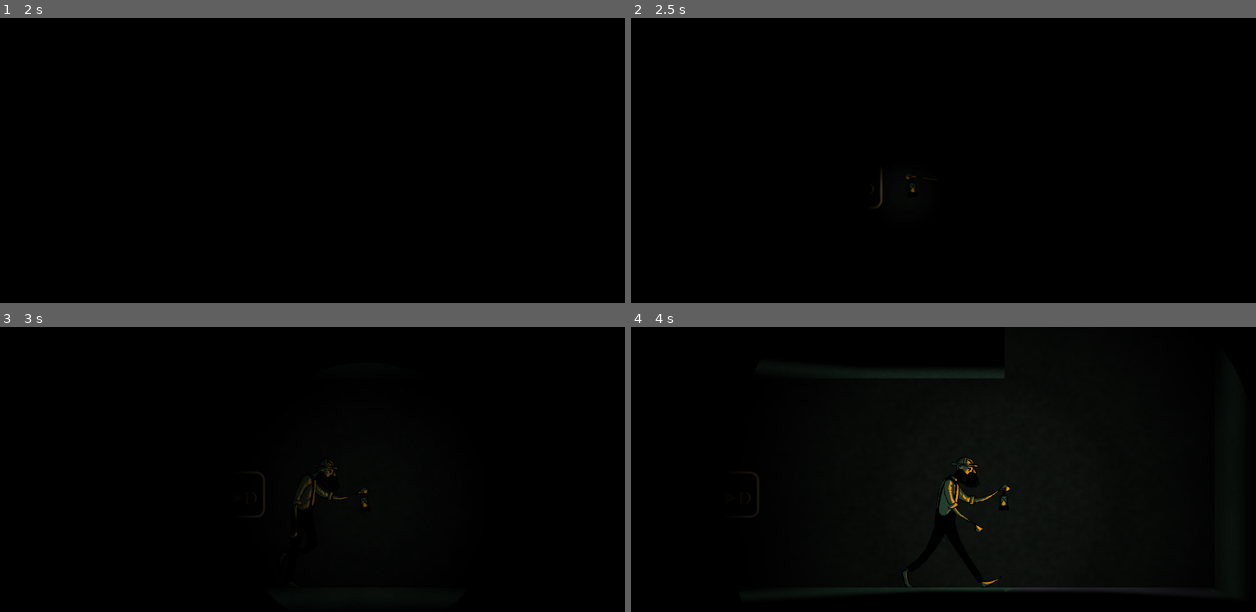
Above: before the commit, frames 1-4 (two rows, left to right).
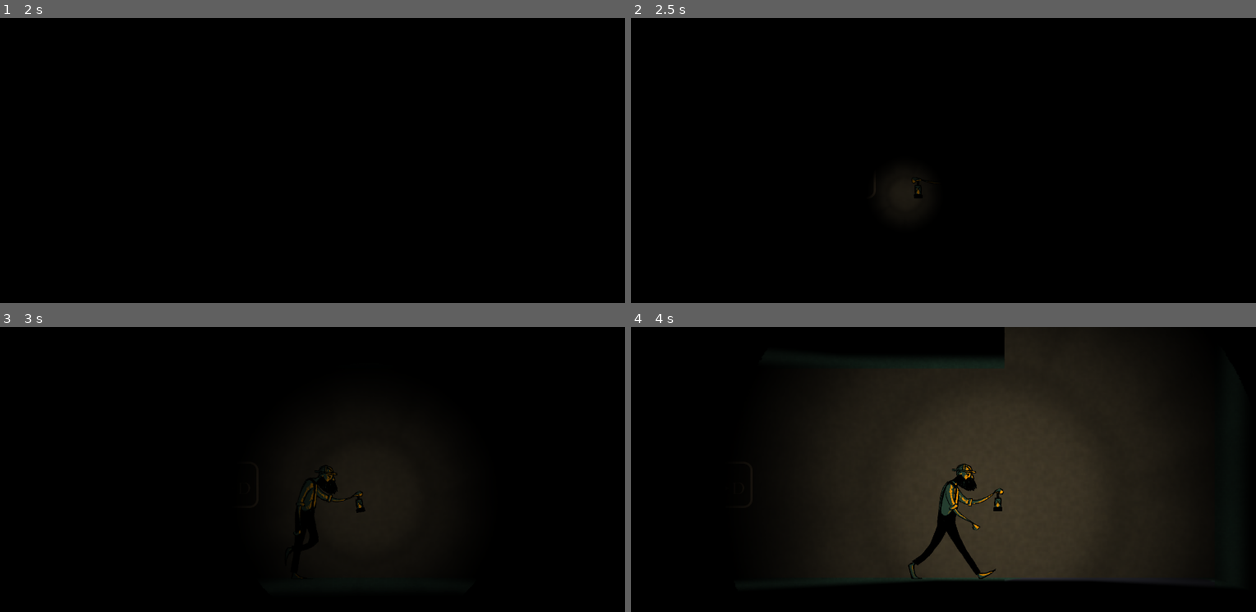
Above: after the commit, the same moments.

Repository: HedgeLizards/GGJ21
Game: Godot game, scene res://scenes/World.tscn
Same seed, same stepped clock (60 frames per second), same inputs: the game is played once before the commit and once after it. This scene is started directly instead of the project's main scene. The engine's default icon, where the game draws it, is replaced by a stand-in: a white triangle on a blue panel in a dark square. Sound files missing from this copy of the repository are replaced by a short silence.
Inputs (mouse positions are in pixels of both pictures, inside the frame that each line leads up to):
- Up to frame 1 (2 s): tap Enter at 0.5 s; move the mouse to (468, 189) at 0.52 s; hold F (interact) 0.53-1.28 s; hold Right (right) from 0.53 s (still down); tap Up (up) at 0.77, 1.07, 1.52, 1.82 s; tap Space at 1.25 s; move the mouse to (193, 228) at 1.27 s; tap C (switch) at 1.35 s
- Up to frame 2 (2.5 s): tap Enter at 2 s; move the mouse to (1024, 123) at 2.02 s; release Right (right) at 2.03 s; hold Left (left) from 2.03 s (still down); hold F (interact) from 2.03 s (still down)
- Up to frame 3 (3 s): move the mouse to (293, 594) at 2.77 s; release Left (left) at 2.78 s; release F (interact) at 2.78 s; hold Right (right) from 2.78 s (still down); tap C (switch) at 2.85 s
- Up to frame 4 (4 s): keep holding Right (right); tap Up (up) at 3.02, 3.32, 3.77 s; move the mouse to (1156, 574) at 3.52 s; hold F (interact) from 3.53 s (still down)

Frame 1 is identical in both runs. In frame 2, less than 0.1% of the frame differs, in the area x 38-47%, y 55-67%; in frame 3, 0.5%; in frame 4, 35%, in the area x 31-86%, y 1-94%.

Commit message:
fix miner size

Diff:
--- a/scenes/Environment.tscn
+++ b/scenes/Environment.tscn
@@ -155,7 +155,7 @@
 }
 
 [node name="Instructions1" type="Sprite" parent="."]
-position = Vector2( 2292, -384 )
+position = Vector2( 2280, -384 )
 scale = Vector2( 0.8, 0.8 )
 texture = ExtResource( 7 )
 
--- a/scenes/Miner.tscn
+++ b/scenes/Miner.tscn
@@ -2,7 +2,7 @@
 
 [ext_resource path="res://scenes/Lantern.tscn" type="PackedScene" id=1]
 [ext_resource path="res://scripts/Miner.gd" type="Script" id=2]
-[ext_resource path="res://assets/miner/miner_idle_1.png" type="Texture" id=3]
+[ext_resource path="res://assets/miner/miner_idle_0.png" type="Texture" id=3]
 [ext_resource path="res://assets/sounds/STEP_3.wav" type="AudioStream" id=4]
 [ext_resource path="res://assets/sounds/STEP_2.wav" type="AudioStream" id=5]
 [ext_resource path="res://assets/miner/miner_walk_0.png" type="Texture" id=6]
@@ -15,17 +15,17 @@
 [ext_resource path="res://assets/miner/miner_walk_7.png" type="Texture" id=13]
 [ext_resource path="res://assets/sounds/STEP_1.wav" type="AudioStream" id=14]
 [ext_resource path="res://assets/sounds/STEP_4.wav" type="AudioStream" id=15]
-[ext_resource path="res://assets/miner/miner_idle_0.png" type="Texture" id=16]
+[ext_resource path="res://assets/miner/miner_idle_1.png" type="Texture" id=16]
 
 [sub_resource type="RectangleShape2D" id=1]
 extents = Vector2( 50, 100 )
 
 [sub_resource type="SpriteFrames" id=2]
 animations = [ {
-"frames": [ ExtResource( 16 ), ExtResource( 3 ) ],
+"frames": [ ExtResource( 3 ), ExtResource( 16 ) ],
 "loop": true,
 "name": "idle",
-"speed": 6.0
+"speed": 5.0
 }, {
 "frames": [ ExtResource( 6 ), ExtResource( 12 ), ExtResource( 11 ), ExtResource( 9 ), ExtResource( 10 ), ExtResource( 8 ), ExtResource( 7 ), ExtResource( 13 ) ],
 "loop": true,
@@ -33,9 +33,9 @@
 "speed": 6.0
 }, {
 "frames": [ ExtResource( 6 ) ],
-"loop": false,
+"loop": true,
 "name": "jump",
-"speed": 0.0
+"speed": 5.0
 } ]
 
 [node name="Miner" type="KinematicBody2D"]
@@ -44,13 +44,13 @@
 script = ExtResource( 2 )
 
 [node name="CollisionShape2D" type="CollisionShape2D" parent="."]
-position = Vector2( 0, 28 )
+position = Vector2( 0, 10 )
 shape = SubResource( 1 )
 
 [node name="Sprite" type="AnimatedSprite" parent="."]
-scale = Vector2( 0.285, 0.285 )
+scale = Vector2( 0.25, 0.25 )
 frames = SubResource( 2 )
-animation = "idle"
+animation = "jump"
 
 [node name="Hand" type="Node2D" parent="."]
 position = Vector2( 85, -30 )
--- a/scenes/World.tscn
+++ b/scenes/World.tscn
@@ -5,7 +5,7 @@
 [ext_resource path="res://scenes/Canary.tscn" type="PackedScene" id=3]
 [ext_resource path="res://scripts/World.gd" type="Script" id=4]
 [ext_resource path="res://assets/sounds/MUSIC_PLACEHOLDER.ogg" type="AudioStream" id=5]
-[ext_resource path="res://assets/background_dark.png" type="Texture" id=6]
+[ext_resource path="res://assets/background_light.png" type="Texture" id=6]
 [ext_resource path="res://scripts/Camera.gd" type="Script" id=7]
 [ext_resource path="res://assets/sounds/AMBIENT_PLACEHOLDER.ogg" type="AudioStream" id=8]
 
Binary file added: assets/background_light.png
Not shown, added: assets/background_light.png.import
